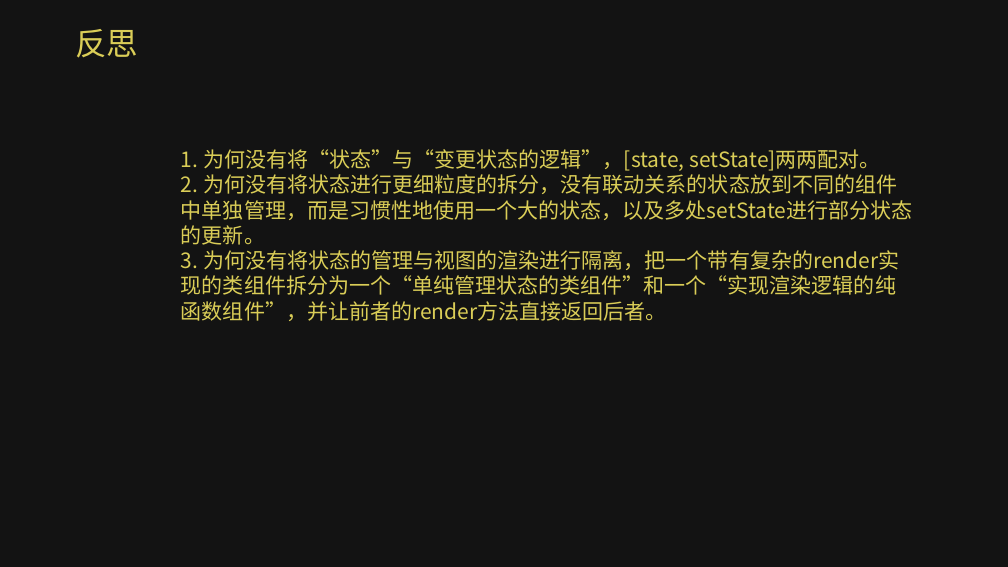
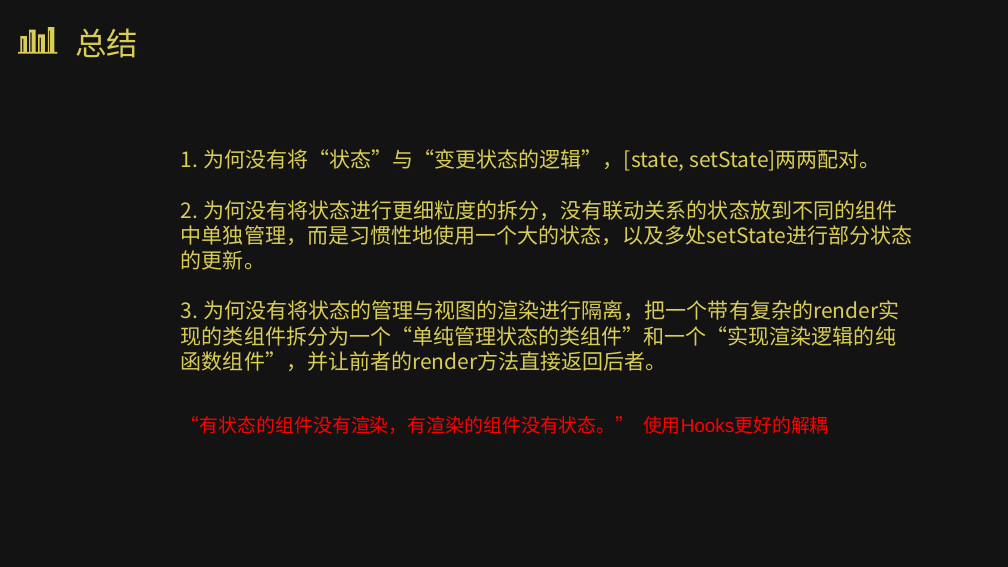
Before and after one commit to Zwe1/use-react-hooks, a slide deck: slide 11 of src/assets/React hooks.pptx (slide 6 before the commit). Drawn at 1008x567 pixels with LibreOffice and Linux fonts; fonts in the diff are those of the drawing; background and template pictures are left out; a plain dark background stands for a picture behind light text. Boxes give left, top, right and bottom in pixels: in the first picture for what was removed or moved away, otherwise in the second. Text is boxed around its words. In the diff, an @@ line names an element or a change of style, - is before the commit and + after.

Commit message:
版本回退，更新PDF

```diff
--- a/src/assets/React hooks.pptx
+++ b/src/assets/React hooks.pptx
@@ freeform shape added at (18, 27, 57, 54), fill #DACD57 @@
@@ text at (75, 28, 138, 58): text changed @@
-反思
+总结
@@ text "1. 为何没有将“状态”与“变更状态的逻辑”，[state, setState]两两配对。" rewrapped from (181, 149, 913, 321) to (181, 149, 913, 371) @@
@@ text added at (181, 416, 829, 434), 18 pt, text #FF0000 @@
+“有状态的组件没有渲染，有渲染的组件没有状态。” 使用Hooks更好的解耦
```
Also in this commit, not shown: 7 other slides changed, 3 slides added, 1 slide removed, 6 other files.
